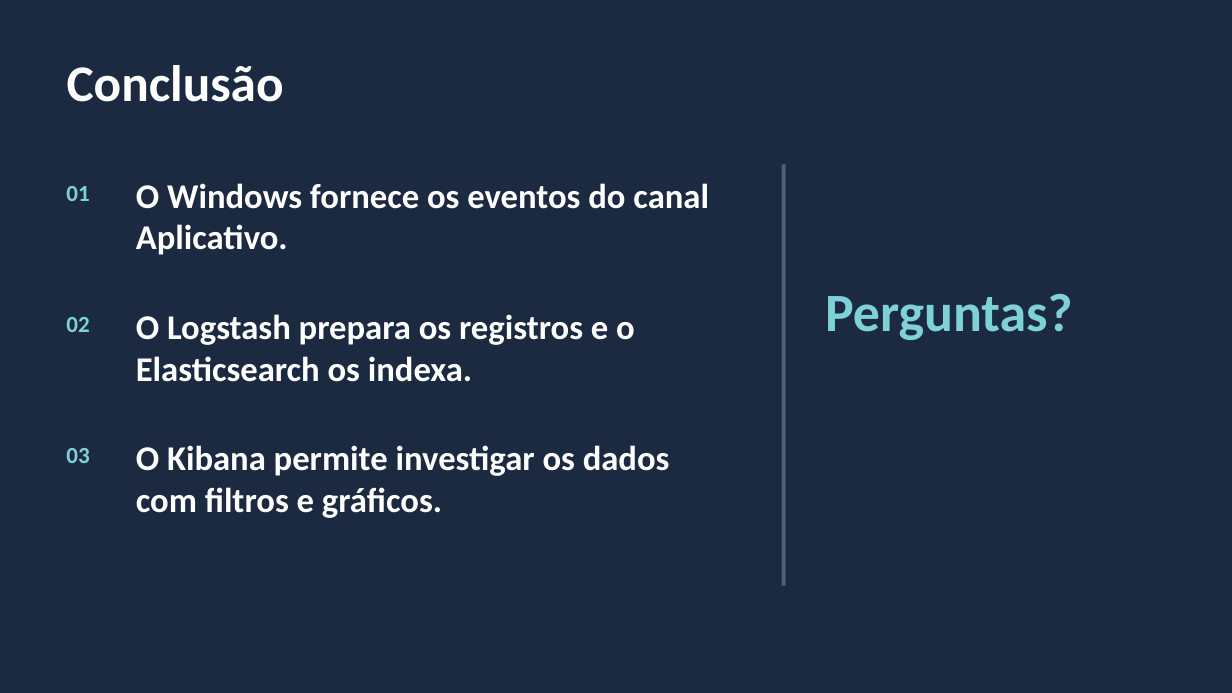
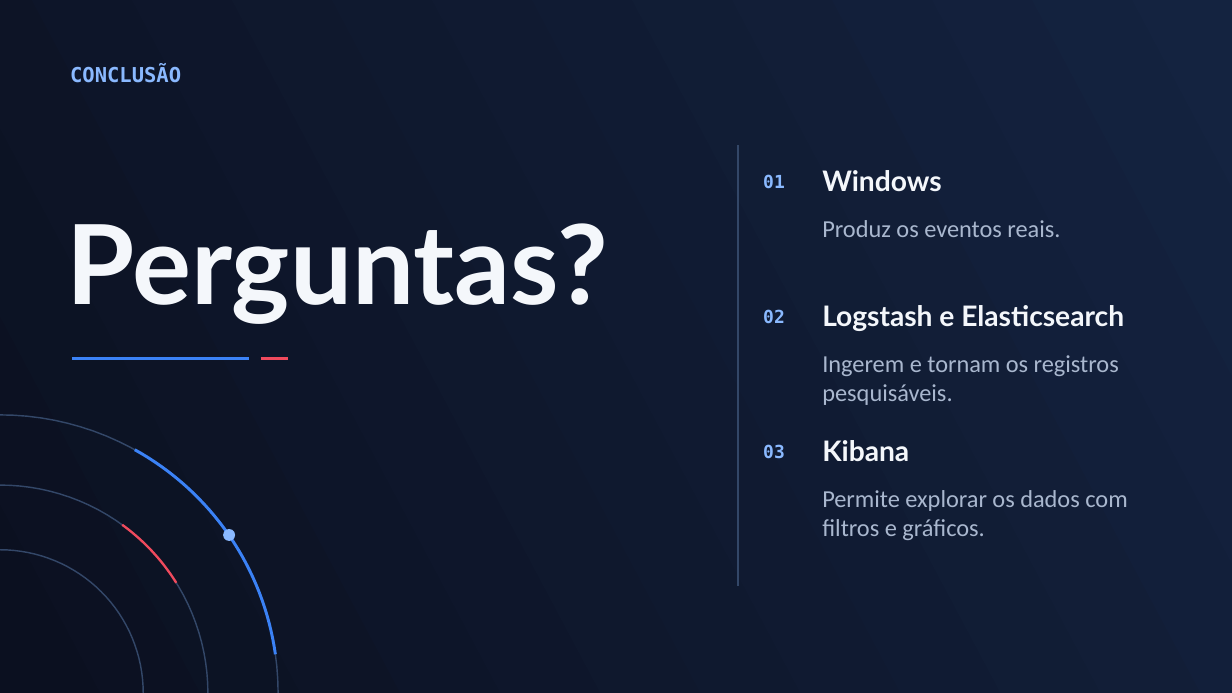
Before and after one commit to LuidyOn/Seminario_Kibana, a slide deck: slide 12 of slides/seminario_kibana.pptx (slide 13 before the commit). Drawn at 1232x693 pixels with LibreOffice and Linux fonts; fonts in the diff are those of the drawing. Boxes give left, top, right and bottom in pixels: in the first picture for what was removed or moved away, otherwise in the second. Text is boxed around its words. In the diff, an @@ line names an element or a change of style, - is before the commit and + after.

Commit message:
Redesenha os slides e reorganiza a narrativa do seminário Kibana

```diff
--- a/slides/seminario_kibana.pptx
+++ b/slides/seminario_kibana.pptx
@@ background #1B2A41 to gradient #0B1020 to #142340 @@
@@ text at (70,65,181,83): text changed; size 40 to 16 pt; font Calibri to DejaVu Sans Mono; text colour #FFFFFF to #8AB9FF @@
-Conclusão
+CONCLUSÃO
@@ text "CONCLUSÃO" at (70,65,181,83): vertical alignment middle to top @@
@@ line added from (738, 145) to (738, 586), #334768 1.4 pt @@
@@ text "01": place and size @@
-text "01" at (66,186,89,201)
+text "01" at (763,174,785,189)
@@ rectangle removed at (782,165,786,586) @@
@@ text added at (822,170,941,192), 22 pt, text #F4F7FB, bold @@
+Windows
@@ title "Perguntas?": place and size @@
-title "Perguntas?" at (825,294,1073,340)
+title "Perguntas?" at (67,223,609,323)
@@ title "Perguntas?" at (67,223,609,323): size 42 to 86 pt, font Calibri to Lato, text colour #7FD1D8 to #F4F7FB; less space between paragraphs; vertical alignment top to middle @@
@@ text removed at (136,183,709,255) @@
-O Windows fornece os eventos do canal Aplicativo.
@@ text added at (822,220,1060,237), 19 pt, text #A9B7CE @@
+Produz os eventos reais.
@@ text removed at (136,314,635,382) @@
-O Logstash prepara os registros e o Elasticsearch os indexa.
@@ text "02": place and size @@
-text "02" at (66,317,89,332)
+text "02" at (763,309,785,324)
@@ text added at (822,305,1124,331), 22 pt, text #F4F7FB, bold @@
+Logstash e Elasticsearch
@@ line added from (72, 359) to (250, 359), #3B82F6 3 pt @@
@@ line added from (261, 359) to (288, 359), #F04A5D 3 pt @@
@@ text added at (822,355,1119,405), 19 pt, text #A9B7CE @@
+Ingerem e tornam os registros pesquisáveis.
@@ freeform shape added at (0,415,278,693), outline #334768 1.1 pt @@
@@ size 18 to 14 pt, font Calibri to DejaVu Sans Mono, text colour #7FD1D8 to #8AB9FF; less space between paragraphs in 3 elements at (763,174,785,189), (763,309,785,324), (763,444,785,459) @@
@@ text "03": place and size @@
-text "03" at (66,448,89,463)
+text "03" at (763,444,785,459)
@@ text added at (822,440,909,462), 22 pt, text #F4F7FB, bold @@
+Kibana
@@ freeform shape added at (135,450,275,654), outline #3B82F6 2.3 pt @@
@@ freeform shape added at (0,485,208,693), outline #334768 1.1 pt @@
@@ text at (822,490,1127,540): text changed; size 27 to 19 pt; text colour #FFFFFF to #A9B7CE; bold off @@
-O Kibana permite investigar os dados com filtros e gráficos.
+Permite explorar os dados com filtros e gráficos.
@@ freeform shape added at (122,525,177,583), outline #F04A5D 1.8 pt @@
@@ ellipse added at (224,529,236,541), fill #8AB9FF @@
@@ freeform shape added at (0,550,143,693), outline #334768 1.1 pt @@
```
Also in this commit, not shown: 1 other slide changed, 10 slides added, 11 slides removed, 3 other files.
